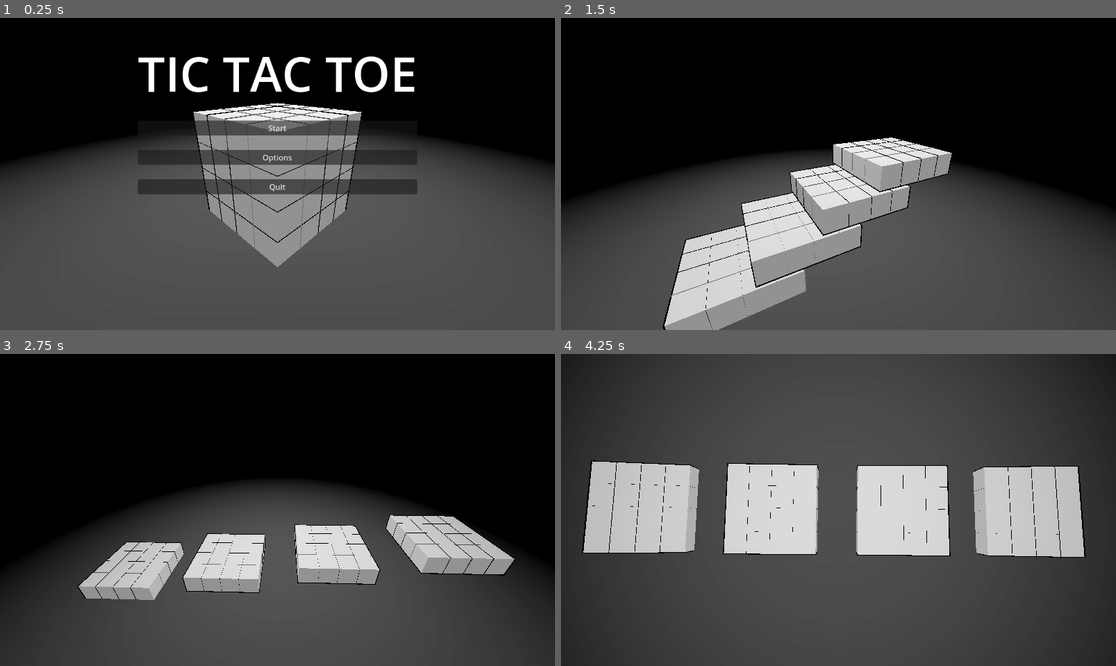
Above: before the commit, frames 1-4 (two rows, left to right).
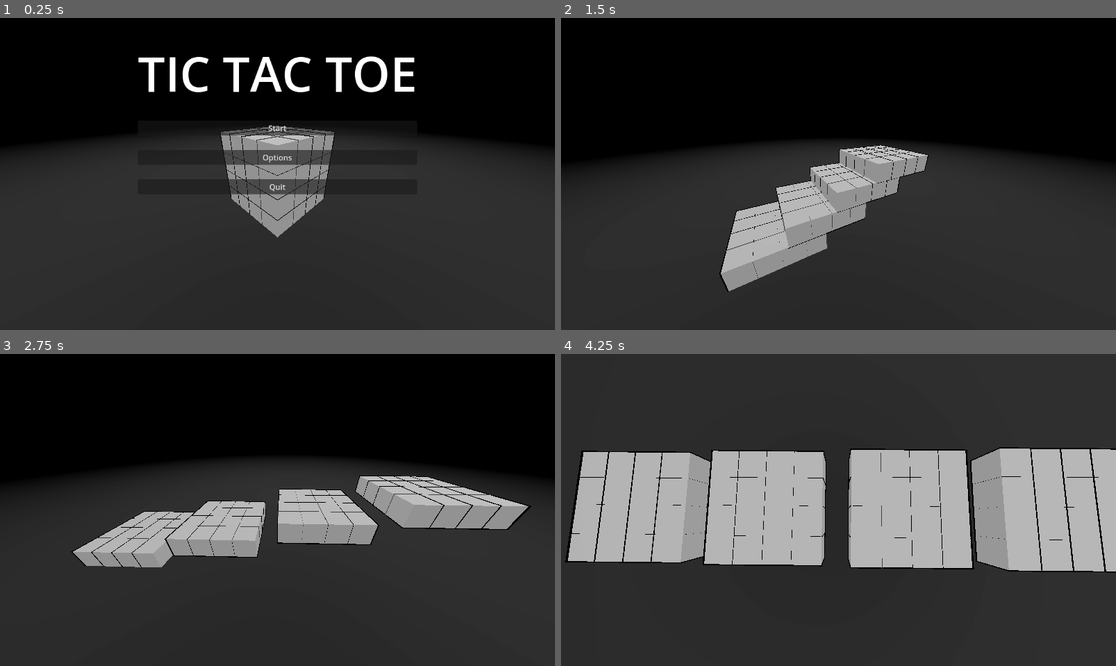
Above: after the commit, the same moments.

Repository: WingusInbound/3D-Tic-Tac-Toe
Game: Godot game, scene res://Scenes/main.tscn
Same seed, same stepped clock (60 frames per second), same inputs: the game is played once before the commit and once after it.
Inputs (mouse positions are in pixels of both pictures, inside the frame that each line leads up to):
- Up to frame 1 (0.25 s): no input
- Up to frame 2 (1.5 s): click "Start" at 0.5 s; move the mouse to (960, 158) at 1.27 s; press the mouse at (960, 158) at 1.28 s
- Up to frame 3 (2.75 s): move the mouse to (166, 525) at 2.02 s; release the mouse at (166, 525) at 2.03 s; click (166, 525) at 2.1 s
- Up to frame 4 (4.25 s): move the mouse to (894, 441) at 2.77 s; press the mouse at (894, 441) at 2.78 s; move the mouse to (810, 572) at 3.52 s; release the mouse at (810, 572) at 3.53 s; click (810, 572) at 3.6 s

The runs differ from the first frame. In frame 1, 46% of the frame differs, in the area x 0-100%, y 27-100%; in frame 2, 37%; in frame 3, 44%; in frame 4, 50%, in the area x 0-100%, y 3-100%.

Commit message:
bug fixes

Diff:
--- a/Scenes/main.tscn
+++ b/Scenes/main.tscn
@@ -33,247 +33,26 @@
 tracks/0/type = "value"
 tracks/0/imported = false
 tracks/0/enabled = true
-tracks/0/path = NodePath("LayerFour:position")
+tracks/0/path = NodePath("Camera3D:position")
 tracks/0/interp = 1
 tracks/0/loop_wrap = true
 tracks/0/keys = {
 "times": PackedFloat32Array(0),
 "transitions": PackedFloat32Array(1),
 "update": 0,
-"values": [Vector3(0, 0, 0)]
+"values": [Vector3(-5, 5, 5)]
 }
 tracks/1/type = "value"
 tracks/1/imported = false
 tracks/1/enabled = true
-tracks/1/path = NodePath("LayerThree:position")
+tracks/1/path = NodePath("Camera3D:rotation")
 tracks/1/interp = 1
 tracks/1/loop_wrap = true
 tracks/1/keys = {
 "times": PackedFloat32Array(0),
 "transitions": PackedFloat32Array(1),
 "update": 0,
-"values": [Vector3(0, 0, 0)]
-}
-tracks/2/type = "value"
-tracks/2/imported = false
-tracks/2/enabled = true
-tracks/2/path = NodePath("LayerTwo:position")
-tracks/2/interp = 1
-tracks/2/loop_wrap = true
-tracks/2/keys = {
-"times": PackedFloat32Array(0),
-"transitions": PackedFloat32Array(1),
-"update": 0,
-"values": [Vector3(0, 0, 0)]
-}
-tracks/3/type = "value"
-tracks/3/imported = false
-tracks/3/enabled = true
-tracks/3/path = NodePath("LayerOne:position")
-tracks/3/interp = 1
-tracks/3/loop_wrap = true
-tracks/3/keys = {
-"times": PackedFloat32Array(0),
-"transitions": PackedFloat32Array(1),
-"update": 0,
-"values": [Vector3(0, 0, 0)]
-}
-tracks/4/type = "value"
-tracks/4/imported = false
-tracks/4/enabled = true
-tracks/4/path = NodePath("Camera3D:position")
-tracks/4/interp = 1
-tracks/4/loop_wrap = true
-tracks/4/keys = {
-"times": PackedFloat32Array(0),
-"transitions": PackedFloat32Array(1),
-"update": 0,
-"values": [Vector3(-5, 5, 5)]
-}
-tracks/5/type = "value"
-tracks/5/imported = false
-tracks/5/enabled = true
-tracks/5/path = NodePath("Camera3D:rotation")
-tracks/5/interp = 1
-tracks/5/loop_wrap = true
-tracks/5/keys = {
-"times": PackedFloat32Array(0),
-"transitions": PackedFloat32Array(1),
-"update": 0,
 "values": [Vector3(-0.436332, -0.785398, 0)]
-}
-tracks/6/type = "value"
-tracks/6/imported = false
-tracks/6/enabled = true
-tracks/6/path = NodePath("LayerThree:rotation")
-tracks/6/interp = 1
-tracks/6/loop_wrap = true
-tracks/6/keys = {
-"times": PackedFloat32Array(0),
-"transitions": PackedFloat32Array(1),
-"update": 0,
-"values": [Vector3(0, 0, 0)]
-}
-tracks/7/type = "value"
-tracks/7/imported = false
-tracks/7/enabled = true
-tracks/7/path = NodePath("LayerOne:rotation")
-tracks/7/interp = 1
-tracks/7/loop_wrap = true
-tracks/7/keys = {
-"times": PackedFloat32Array(0),
-"transitions": PackedFloat32Array(1),
-"update": 0,
-"values": [Vector3(0, 0, 0)]
-}
-tracks/8/type = "value"
-tracks/8/imported = false
-tracks/8/enabled = true
-tracks/8/path = NodePath("LayerTwo:rotation")
-tracks/8/interp = 1
-tracks/8/loop_wrap = true
-tracks/8/keys = {
-"times": PackedFloat32Array(0),
-"transitions": PackedFloat32Array(1),
-"update": 0,
-"values": [Vector3(0, 0, 0)]
-}
-tracks/9/type = "value"
-tracks/9/imported = false
-tracks/9/enabled = true
-tracks/9/path = NodePath("LayerFour:rotation")
-tracks/9/interp = 1
-tracks/9/loop_wrap = true
-tracks/9/keys = {
-"times": PackedFloat32Array(0),
-"transitions": PackedFloat32Array(1),
-"update": 0,
-"values": [Vector3(0, 0, 0)]
-}
-
-[sub_resource type="Animation" id="Animation_rmkl8"]
-resource_name = "game_win"
-length = 4.0
-step = 1.0
-tracks/0/type = "value"
-tracks/0/imported = false
-tracks/0/enabled = true
-tracks/0/path = NodePath("LayerFour:position")
-tracks/0/interp = 2
-tracks/0/loop_wrap = true
-tracks/0/keys = {
-"times": PackedFloat32Array(0, 2, 3),
-"transitions": PackedFloat32Array(1, 1, 1),
-"update": 0,
-"values": [Vector3(0, 0, 0), Vector3(9, 0, 0), Vector3(9, -3, 0)]
-}
-tracks/1/type = "value"
-tracks/1/imported = false
-tracks/1/enabled = true
-tracks/1/path = NodePath("LayerThree:position")
-tracks/1/interp = 2
-tracks/1/loop_wrap = true
-tracks/1/keys = {
-"times": PackedFloat32Array(0, 2, 3),
-"transitions": PackedFloat32Array(1, 1, 1),
-"update": 0,
-"values": [Vector3(0, 0, 0), Vector3(3, 0, 0), Vector3(3, -2, 0)]
-}
-tracks/2/type = "value"
-tracks/2/imported = false
-tracks/2/enabled = true
-tracks/2/path = NodePath("LayerTwo:position")
-tracks/2/interp = 2
-tracks/2/loop_wrap = true
-tracks/2/keys = {
-"times": PackedFloat32Array(0, 2, 3),
-"transitions": PackedFloat32Array(1, 1, 1),
-"update": 0,
-"values": [Vector3(0, 0, 0), Vector3(-3, 0, 0), Vector3(-3, -1, 0)]
-}
-tracks/3/type = "value"
-tracks/3/imported = false
-tracks/3/enabled = true
-tracks/3/path = NodePath("LayerOne:position")
-tracks/3/interp = 2
-tracks/3/loop_wrap = true
-tracks/3/keys = {
-"times": PackedFloat32Array(0, 2, 3),
-"transitions": PackedFloat32Array(1, 1, 1),
-"update": 0,
-"values": [Vector3(0, 0, 0), Vector3(-9, 0, 0), Vector3(-9, 0, 0)]
-}
-tracks/4/type = "value"
-tracks/4/imported = false
-tracks/4/enabled = true
-tracks/4/path = NodePath("Camera3D:position")
-tracks/4/interp = 2
-tracks/4/loop_wrap = true
-tracks/4/keys = {
-"times": PackedFloat32Array(0, 2, 4),
-"transitions": PackedFloat32Array(1, 1, 1),
-"update": 0,
-"values": [Vector3(-5, 5, 5), Vector3(0, 10, 10), Vector3(0, 10, 0)]
-}
-tracks/5/type = "value"
-tracks/5/imported = false
-tracks/5/enabled = true
-tracks/5/path = NodePath("Camera3D:rotation")
-tracks/5/interp = 2
-tracks/5/loop_wrap = true
-tracks/5/keys = {
-"times": PackedFloat32Array(0, 2, 4),
-"transitions": PackedFloat32Array(1, 1, 1),
-"update": 0,
-"values": [Vector3(-0.436332, -0.785398, 0), Vector3(-0.436332, 0, 0), Vector3(-1.5708, 0, 0)]
-}
-tracks/6/type = "value"
-tracks/6/imported = false
-tracks/6/enabled = true
-tracks/6/path = NodePath("LayerThree:rotation")
-tracks/6/interp = 2
-tracks/6/loop_wrap = true
-tracks/6/keys = {
-"times": PackedFloat32Array(3, 4),
-"transitions": PackedFloat32Array(1, 1),
-"update": 0,
-"values": [Vector3(0, 0, 0), Vector3(0, 0, 0.0349066)]
-}
-tracks/7/type = "value"
-tracks/7/imported = false
-tracks/7/enabled = true
-tracks/7/path = NodePath("LayerOne:rotation")
-tracks/7/interp = 2
-tracks/7/loop_wrap = true
-tracks/7/keys = {
-"times": PackedFloat32Array(3, 4),
-"transitions": PackedFloat32Array(1, 1),
-"update": 0,
-"values": [Vector3(0, 0, 0), Vector3(0, 0, -0.174533)]
-}
-tracks/8/type = "value"
-tracks/8/imported = false
-tracks/8/enabled = true
-tracks/8/path = NodePath("LayerTwo:rotation")
-tracks/8/interp = 2
-tracks/8/loop_wrap = true
-tracks/8/keys = {
-"times": PackedFloat32Array(3, 4),
-"transitions": PackedFloat32Array(1, 1),
-"update": 0,
-"values": [Vector3(0, 0, 0), Vector3(0, 0, -0.0349066)]
-}
-tracks/9/type = "value"
-tracks/9/imported = false
-tracks/9/enabled = true
-tracks/9/path = NodePath("LayerFour:rotation")
-tracks/9/interp = 2
-tracks/9/loop_wrap = true
-tracks/9/keys = {
-"times": PackedFloat32Array(3, 4),
-"transitions": PackedFloat32Array(1, 1),
-"update": 0,
-"values": [Vector3(0, 0, 0), Vector3(0, 0, 0.0872665)]
 }
 
 [sub_resource type="Animation" id="Animation_ydefg"]
@@ -283,191 +62,47 @@
 tracks/0/type = "value"
 tracks/0/imported = false
 tracks/0/enabled = true
-tracks/0/path = NodePath("LayerFour:position")
+tracks/0/path = NodePath("Camera3D:position")
 tracks/0/interp = 2
 tracks/0/loop_wrap = true
 tracks/0/keys = {
-"times": PackedFloat32Array(0, 2, 3),
-"transitions": PackedFloat32Array(1, 1, 1),
-"update": 0,
-"values": [Vector3(0, 0, 0), Vector3(9, 0, 0), Vector3(9, -3, 0)]
-}
-tracks/1/type = "value"
-tracks/1/imported = false
-tracks/1/enabled = true
-tracks/1/path = NodePath("LayerThree:position")
-tracks/1/interp = 2
-tracks/1/loop_wrap = true
-tracks/1/keys = {
-"times": PackedFloat32Array(0, 2, 3),
-"transitions": PackedFloat32Array(1, 1, 1),
-"update": 0,
-"values": [Vector3(0, 0, 0), Vector3(3, 0, 0), Vector3(3, -2, 0)]
-}
-tracks/2/type = "value"
-tracks/2/imported = false
-tracks/2/enabled = true
-tracks/2/path = NodePath("LayerTwo:position")
-tracks/2/interp = 2
-tracks/2/loop_wrap = true
-tracks/2/keys = {
-"times": PackedFloat32Array(0, 2, 3),
-"transitions": PackedFloat32Array(1, 1, 1),
-"update": 0,
-"values": [Vector3(0, 0, 0), Vector3(-3, 0, 0), Vector3(-3, -1, 0)]
-}
-tracks/3/type = "value"
-tracks/3/imported = false
-tracks/3/enabled = true
-tracks/3/path = NodePath("LayerOne:position")
-tracks/3/interp = 2
-tracks/3/loop_wrap = true
-tracks/3/keys = {
-"times": PackedFloat32Array(0, 2, 3),
-"transitions": PackedFloat32Array(1, 1, 1),
-"update": 0,
-"values": [Vector3(0, 0, 0), Vector3(-9, 0, 0), Vector3(-9, 0, 0)]
-}
-tracks/4/type = "value"
-tracks/4/imported = false
-tracks/4/enabled = true
-tracks/4/path = NodePath("Camera3D:position")
-tracks/4/interp = 2
-tracks/4/loop_wrap = true
-tracks/4/keys = {
 "times": PackedFloat32Array(0, 2, 4),
 "transitions": PackedFloat32Array(1, 1, 1),
 "update": 0,
 "values": [Vector3(-5, 5, 5), Vector3(0, 10, 10), Vector3(0, 10, 0)]
 }
-tracks/5/type = "value"
-tracks/5/imported = false
-tracks/5/enabled = true
-tracks/5/path = NodePath("Camera3D:rotation")
-tracks/5/interp = 2
-tracks/5/loop_wrap = true
-tracks/5/keys = {
+tracks/1/type = "value"
+tracks/1/imported = false
+tracks/1/enabled = true
+tracks/1/path = NodePath("Camera3D:rotation")
+tracks/1/interp = 2
+tracks/1/loop_wrap = true
+tracks/1/keys = {
 "times": PackedFloat32Array(0, 2, 4),
 "transitions": PackedFloat32Array(1, 1, 1),
 "update": 0,
 "values": [Vector3(-0.436332, -0.785398, 0), Vector3(-0.436332, 0, 0), Vector3(-1.5708, 0, 0)]
 }
-tracks/6/type = "value"
-tracks/6/imported = false
-tracks/6/enabled = true
-tracks/6/path = NodePath("LayerThree:rotation")
-tracks/6/interp = 2
-tracks/6/loop_wrap = true
-tracks/6/keys = {
-"times": PackedFloat32Array(3, 4),
-"transitions": PackedFloat32Array(1, 1),
-"update": 0,
-"values": [Vector3(0, 0, 0), Vector3(0, 0, 0.0349066)]
-}
-tracks/7/type = "value"
-tracks/7/imported = false
-tracks/7/enabled = true
-tracks/7/path = NodePath("LayerOne:rotation")
-tracks/7/interp = 2
-tracks/7/loop_wrap = true
-tracks/7/keys = {
-"times": PackedFloat32Array(3, 4),
-"transitions": PackedFloat32Array(1, 1),
-"update": 0,
-"values": [Vector3(0, 0, 0), Vector3(0, 0, -0.174533)]
-}
-tracks/8/type = "value"
-tracks/8/imported = false
-tracks/8/enabled = true
-tracks/8/path = NodePath("LayerTwo:rotation")
-tracks/8/interp = 2
-tracks/8/loop_wrap = true
-tracks/8/keys = {
-"times": PackedFloat32Array(3, 4),
-"transitions": PackedFloat32Array(1, 1),
-"update": 0,
-"values": [Vector3(0, 0, 0), Vector3(0, 0, -0.0349066)]
-}
-tracks/9/type = "value"
-tracks/9/imported = false
-tracks/9/enabled = true
-tracks/9/path = NodePath("LayerFour:rotation")
-tracks/9/interp = 2
-tracks/9/loop_wrap = true
-tracks/9/keys = {
-"times": PackedFloat32Array(3, 4),
-"transitions": PackedFloat32Array(1, 1),
-"update": 0,
-"values": [Vector3(0, 0, 0), Vector3(0, 0, 0.0872665)]
-}
-
-[sub_resource type="Animation" id="Animation_jxbgm"]
+
+[sub_resource type="AnimationLibrary" id="AnimationLibrary_r8lxa"]
+_data = {
+"RESET": SubResource("Animation_am3os"),
+"play_game": SubResource("Animation_ydefg")
+}
+
+[sub_resource type="Animation" id="Animation_mbplr"]
+resource_name = "play_game"
+length = 4.0
+
+[sub_resource type="Animation" id="Animation_7cg1e"]
 resource_name = "rotate"
 length = 5.0
 loop_mode = 1
-tracks/0/type = "value"
-tracks/0/imported = false
-tracks/0/enabled = true
-tracks/0/path = NodePath("LayerOne:rotation")
-tracks/0/interp = 1
-tracks/0/loop_wrap = true
-tracks/0/keys = {
-"times": PackedFloat32Array(0, 2.5, 5),
-"transitions": PackedFloat32Array(1, 1, 1),
-"update": 0,
-"values": [Vector3(0, 0, 0), Vector3(0, 3.14159, 0), Vector3(0, 6.28319, 0)]
-}
-tracks/1/type = "value"
-tracks/1/imported = false
-tracks/1/enabled = true
-tracks/1/path = NodePath("LayerTwo:rotation")
-tracks/1/interp = 1
-tracks/1/loop_wrap = true
-tracks/1/keys = {
-"times": PackedFloat32Array(0, 2.5, 5),
-"transitions": PackedFloat32Array(1, 1, 1),
-"update": 0,
-"values": [Vector3(0, 0, 0), Vector3(0, 3.14159, 0), Vector3(0, 6.28319, 0)]
-}
-tracks/2/type = "value"
-tracks/2/imported = false
-tracks/2/enabled = true
-tracks/2/path = NodePath("LayerThree:rotation")
-tracks/2/interp = 1
-tracks/2/loop_wrap = true
-tracks/2/keys = {
-"times": PackedFloat32Array(0, 2.5, 5),
-"transitions": PackedFloat32Array(1, 1, 1),
-"update": 0,
-"values": [Vector3(0, 0, 0), Vector3(0, 3.14159, 0), Vector3(0, 6.28319, 0)]
-}
-tracks/3/type = "value"
-tracks/3/imported = false
-tracks/3/enabled = true
-tracks/3/path = NodePath("LayerFour:rotation")
-tracks/3/interp = 1
-tracks/3/loop_wrap = true
-tracks/3/keys = {
-"times": PackedFloat32Array(0, 2.5, 5),
-"transitions": PackedFloat32Array(1, 1, 1),
-"update": 0,
-"values": [Vector3(0, 0, 0), Vector3(0, 3.14159, 0), Vector3(0, 6.28319, 0)]
-}
-
-[sub_resource type="AnimationLibrary" id="AnimationLibrary_r8lxa"]
-_data = {
-"RESET": SubResource("Animation_am3os"),
-"game_win": SubResource("Animation_rmkl8"),
-"play_game": SubResource("Animation_ydefg"),
-"rotate": SubResource("Animation_jxbgm")
-}
-
-[sub_resource type="Animation" id="Animation_mbplr"]
-resource_name = "play_game"
 
 [sub_resource type="AnimationLibrary" id="AnimationLibrary_4pypu"]
 _data = {
-"play_game": SubResource("Animation_mbplr")
+"play_game": SubResource("Animation_mbplr"),
+"rotate": SubResource("Animation_7cg1e")
 }
 
 [node name="Main" type="Node3D"]
@@ -500,6 +135,7 @@
 [node name="Camera3D" type="Camera3D" parent="."]
 transform = Transform3D(0.707107, 0.298836, -0.640856, 0, 0.906308, 0.422618, 0.707107, -0.298836, 0.640856, -5, 5, 5)
 current = true
+fov = 97.0416
 
 [node name="LayerOne" type="Node3D" parent="."]
 
--- a/Scripts/main.gd
+++ b/Scripts/main.gd
@@ -12,19 +12,18 @@
 var current_turn: int
 var players: Array
 var winner
-var cube_size: int = GlobalVars.cube_size
-var half_size: int = GlobalVars.cube_size/2
+var cube_size: int
+var half_size: int
 
 # On Ready
-#@onready var layer_one = $LayerOne
-#@onready var layer_two = $LayerTwo
-#@onready var layer_three = $LayerThree
-#@onready var layer_four = $LayerFour
-#@onready var layers = [layer_one, layer_two, layer_three, layer_four]
-#@onready var cube_anim_player = $AnimationPlayer
+@onready var layer_one = $LayerOne
+@onready var layer_two = $LayerTwo
+@onready var layer_three = $LayerThree
+@onready var layer_four = $LayerFour
+@onready var layers = [layer_one, layer_two, layer_three, layer_four]
 @onready var win_check: Node3D = $WinCheck
 @onready var ui: UI = $UI_Canvas
-@onready var square = preload("res://Assets/square.tres")
+@onready var square = preload("res://Scenes/square.tscn")
 @onready var cube_anim_player: AnimationPlayer = $CubeAnimationPlayer
 @onready var camera_anim_player: AnimationPlayer = $CameraAnimationPlayer
 @onready var camera: Camera3D = $Camera3D
@@ -41,6 +40,7 @@
 	player_two.color = preload("res://Assets/player_two_square.tres")
 	player_two.value = -1
 	players = [player_one, player_two]
+	set_spotlight()
 	ui.main_menu()
 
 # Runs every physics frame
@@ -51,15 +51,21 @@
 
 # Called during Ready, chooses and sets starting player
 func start_game():
+	for i in layers:
+		i.visible = false
 	current_turn = randi_range(0, 1)
 	current_player = players[current_turn]
 	cube_anim_player.play("play_game")
 	camera_anim_player.play("play_game")
+	cube_size = GlobalVars.cube_size
+	half_size = GlobalVars.cube_size/2
+	set_cube()
+	set_camera()
 
 
 # Called during Ready, updates spotlight location
 func set_spotlight() -> void:
-	spotlight.postion = Vector3(half_size,50,half_size)
+	spotlight.position = Vector3(0,50,0)
 
 
 # Called during Ready, creates the Node for the cube, each layer, and the squares.
@@ -79,7 +85,7 @@
 		for x in range(cube_size):
 			# For each dimension, z
 			for z in range(cube_size):
-				var temp_square: Node3D = square.instantiate()
+				var temp_square = square.instantiate()
 				temp_square.name = "Square" + str(x*cube_size+z) # Names square node
 				layer_node.add_child(temp_square)
 				#var square_node: Node3D = get_node("/root/Main/Cube/" + layer_node.name + "/" + temp_square.name)
@@ -100,10 +106,12 @@
 	cube_anim.track_insert_key(y, 0, node.position)
 	if y < half_size:
 		# Negative X Position
+		cube_anim.track_insert_key(y,2,Vector3(-(abs(y-half_size)*cube_size+abs(y-half_size)),0,0))
 		cube_anim.track_insert_key(y,4,Vector3(-(abs(y-half_size)*cube_size+abs(y-half_size)),-y,0))
 	else:
 		# Positive X Position
-		cube_anim.track_insert_key(y,4,Vector3((abs(y-half_size)*cube_size+abs(y-cube_size)),-y,0))
+		cube_anim.track_insert_key(y,2,Vector3((abs(y-half_size)*cube_size+abs(y-half_size)),0,0))
+		cube_anim.track_insert_key(y,4,Vector3((abs(y-half_size)*cube_size+abs(y-half_size)),-y,0))
 
 
 # Called in set_cube, sets cube animation tracks for rotation and game_win
@@ -122,12 +130,21 @@
 
 # Called in Ready, set camera starting position and animations
 func set_camera() -> void:
-	camera.postion = Vector3(-9,cube_size+2,cube_size+3) # Set starting location for camera
+	camera.position = Vector3(-(cube_size+2),cube_size+2,cube_size+2) # Set starting location for camera
 	# Set animation track for play_game
 	var camera_anim: Animation = camera_anim_player.get_animation("play_game")
-	camera_anim.track_insert_key(0,0,camera.postion)
+	camera_anim.track_insert_key(0,0,camera.position)
 	camera_anim.track_insert_key(0,2,Vector3(half_size-cube_size,cube_size+2,cube_size+3))
-	camera_anim.track_insert_key(0,4,Vector3(half_size-cube_size,cube_size*2,half_size))
+	print(cube_size)
+	if cube_size == 4:
+		print("cube_size = 4")
+		camera_anim.track_insert_key(0,4,Vector3(-(half_size+0.5),cube_size+half_size,0))
+	elif cube_size == 6:
+		print("cube_size = 6")
+		camera_anim.track_insert_key(0,4,Vector3(-(half_size+0.5),cube_size*2,0))
+	else:
+		print("cube_size = 8")
+		camera_anim.track_insert_key(0,4,Vector3(-(half_size+0.5),cube_size*2.5,0))
 	# Duplicate play_game for game_win animation
 	var camera_anim_game_win = camera_anim.duplicate()
 	var library: AnimationLibrary = camera_anim_player.get_animation_library("")
--- a/Scripts/options_menu.gd
+++ b/Scripts/options_menu.gd
@@ -14,6 +14,6 @@
 
 
 func _on_cube_size_plus_button_pressed() -> void:
-	if GlobalVars.cube_size < 10:
+	if GlobalVars.cube_size < 8:
 		GlobalVars.cube_size += 2
 		cube_size_display_label.text = str(GlobalVars.cube_size)
--- a/Scripts/square.gd
+++ b/Scripts/square.gd
@@ -14,7 +14,7 @@
 # Called when the node enters the scene tree for the first time.
 func _ready() -> void:
 	if is_inside_tree():
-		main = get_owner()
+		main = get_node("/root/Main")
 	pass # Replace with function body.
 
 
Not shown: 1 places in Scenes/main.tscn that only renumber resources
